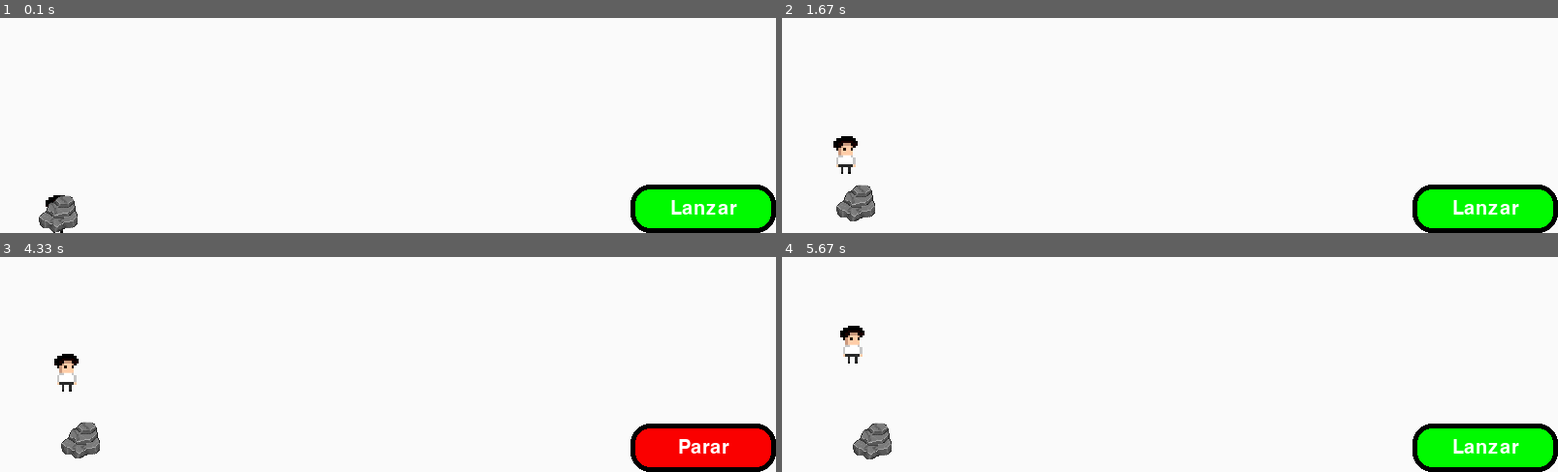
Above: before the commit, frames 1-4 (two rows, left to right).
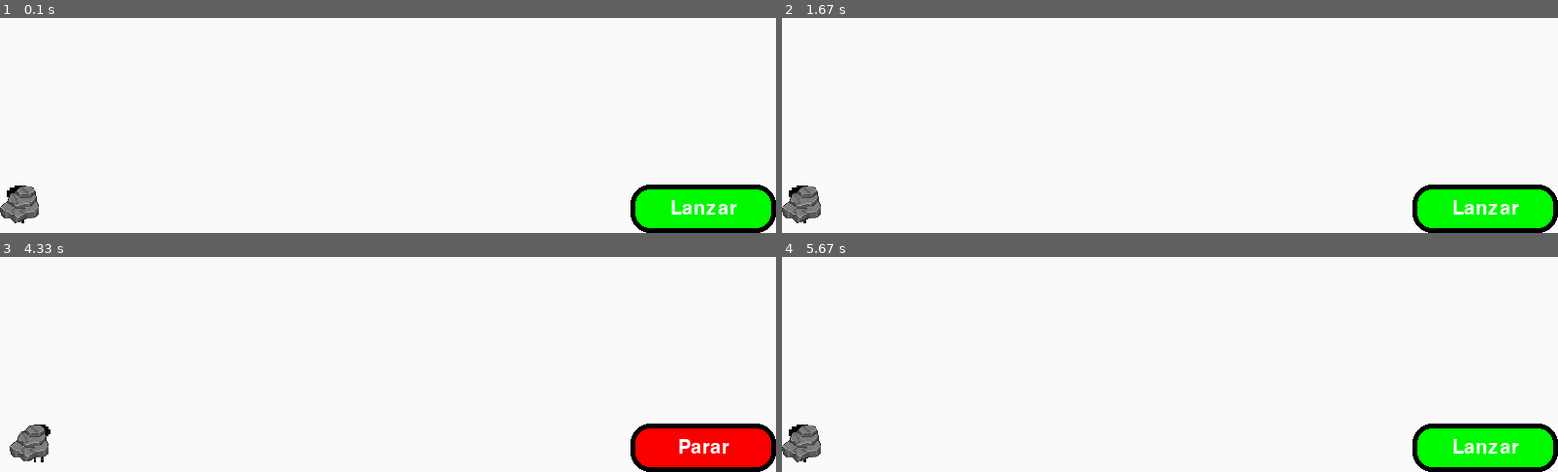
Above: after the commit, the same moments.

Repository: Nikohesu/Simulador-de-proyectiles
Game: pygame game, started from main.py
The game is run twice, just before and just after one commit, with the same random seed, the same clock (stepped at 60 frames per second) and the same inputs.
Inputs:
- Up to frame 1 (0.1 s): no input
- Up to frame 2 (1.67 s): click "Lanzar" at 0.38 s; click "Parar" at 0.72 s; hold Right 1-1.47 s; hold D 1-1.47 s
- Up to frame 3 (4.33 s): hold Left 2.5-3.03 s; hold A 2.5-3.03 s; click "Lanzar" at 4.18 s
- Up to frame 4 (5.67 s): click "Parar" at 4.52 s

The runs differ from the first frame. In frame 1, 1.3% of the frame differs, in the area x 0-10%, y 77-100%; in frame 2, 1.6%, in the area x 0-12%, y 54-96%; in frame 3, 1.6%; in frame 4, 1.6%.

Commit message:
implementacion de angulos y arreglaron los busgs relacionado con el lanzamiento

Diff:
--- a/main.py
+++ b/main.py
@@ -1,6 +1,7 @@
 import pygame
 import sys
 import widgets
+import math
 
 pygame.init()
 time = pygame.time.Clock()
@@ -8,18 +9,33 @@
 screenwidth,screenheight = 800,500
 screen = pygame.display.set_mode((800,500),pygame.RESIZABLE)
 pygame.display.set_caption("simulador de lanzamiento de proyectiles")
-newtons = 0
+newtons = 15
 gravedad = 9.8
 
 running = True
 fisicsrunning = False
 escala = 10 #10 pixeles equivale a 1 metro
 
+angulo = 0
+
 imghumano = pygame.image.load("assets/img/humano.png").convert_alpha()
 imgpiedra = pygame.image.load("assets/img/piedra.png").convert_alpha()
 imgnave = pygame.image.load("assets/img/nave.png").convert_alpha()
 
 pygame.display.set_icon(imgnave)
+
+
+def reiniciar ():
+        proyectilv1.fisicas.posicion = pygame.math.Vector2(0,45)
+        proyectilv2.fisicas.posicion = pygame.math.Vector2(0,45)
+        proyectilv1.fisicas.velocidad = pygame.math.Vector2(0,0)
+        proyectilv2.fisicas.velocidad = pygame.math.Vector2(0,0)
+        proyectilv1.posicion = pygame.math.Vector2(0,45)
+        proyectilv2.posicion = pygame.math.Vector2(0,45)
+
+def lanzarTodos():
+    proyectilv1.fisicas.lanzamientoCA(angulo)
+    proyectilv2.fisicas.lanzamientoCA(angulo)
 
 class proyectil:#separacion en clases, procesar por separado las fisicas y los graficos, luego se unen con una clase principal
     def __init__(self,screen,x,y,width,height,masa,color,img):
@@ -54,10 +70,16 @@
         self.suelo = False
         self.velocidad = pygame.math.Vector2(0,0)
 
-    def fuerzax(self,fuerza):
-        self.velocidad.x += (fuerza/self.masa)
-    def fuerzay(self,fuerza):
-        self.velocidad.y -= (fuerza/self.masa)
+
+    def lanzamientoCA (self,angulo):
+        print("lanzamiento ejecutado con angulo: ", angulo)
+        angulo = math.radians(angulo)
+        vx = (newtons / self.masa) * math.cos(angulo)
+        vy = (newtons / self.masa) * math.sin(angulo)
+        print ("velocidad en x: ",vx)
+        print("velocidad en y:", vy)
+        self.velocidad.x += vx
+        self.velocidad.y -= vy
         self.suelo = False
 
 
@@ -66,17 +88,20 @@
 
         if not self.suelo:
             self.velocidad.y += gravedad*dtime
-            self.posicion += self.velocidad * dtime
 
         if self.posicion.y + self.tamaño.y >= limite_suelo:
             self.posicion.y = limite_suelo - self.tamaño.y
-            self.velocidad.y = 0
+            #self.velocidad.y = 0
             self.suelo = True
         else:
             self.suelo = False
 
-    def actualizar(self):
+    def act_posicion (self):#funcion que actualiza las posiciones segun la velocidad actual
+        self.posicion += self.velocidad*dtime
+
+    def actualizar(self):#Aqui solo van actualizaciones con velocidad o aceleracion contantes
         self.apigravedad()
+        self.act_posicion()
         return self.posicion
 class grproyectil:
     def __init__(self,color,escala):
@@ -91,14 +116,10 @@
 
 
 
-proyectilv1 = proyectil(screen,4,46,4,4,1,(250,0,0),imghumano)#inicializo el v1 (pantalla,x(metro respecto al origen),y(metros respecto al origen),width(m),height(m),masa(kg),)
-proyectilv2 = proyectil(screen,4,46,4,4,2,(0,0,250),imgpiedra)
-lanzar = widgets.boton(screen,1, 1, 150, 50, (0, 250, 0),(250, 0, 0), "Lanzar","Parar", (255, 255, 255),False,False)
+proyectilv1 = proyectil(screen,0,45,4,4,1,(250,0,0),imghumano)#inicializo el v1 (pantalla,x(metro respecto al origen),y(metros respecto al origen),width(m),height(m),masa(kg),)
+proyectilv2 = proyectil(screen,0,45,4,4,2,(0,0,250),imgpiedra)
+lanzar = widgets.boton(screen,1, 1, 150, 50, (0, 250, 0),(250, 0, 0), "Lanzar","Parar", (255, 255, 255),reiniciar,lanzarTodos)
 
-proyectilv1.fisicas.fuerzay(20)
-proyectilv1.fisicas.fuerzax(2)
-proyectilv2.fisicas.fuerzay(10)
-proyectilv2.fisicas.fuerzax(10)
 
 
 while running:
@@ -130,7 +151,12 @@
             if event.key == pygame.K_LEFT:
                 gravedad -= 1
                 print(f"Valor de gravedad: {gravedad}")
-
+            if event.key == pygame.K_a:
+                angulo += 5
+                print(f"Valor del angulo : ", angulo)
+            if event.key == pygame.K_d:
+                angulo -= 5
+                print(f"Valor del angulo : ", angulo)
         lanzar.presionado(event)
 
         if event.type == pygame.QUIT:
